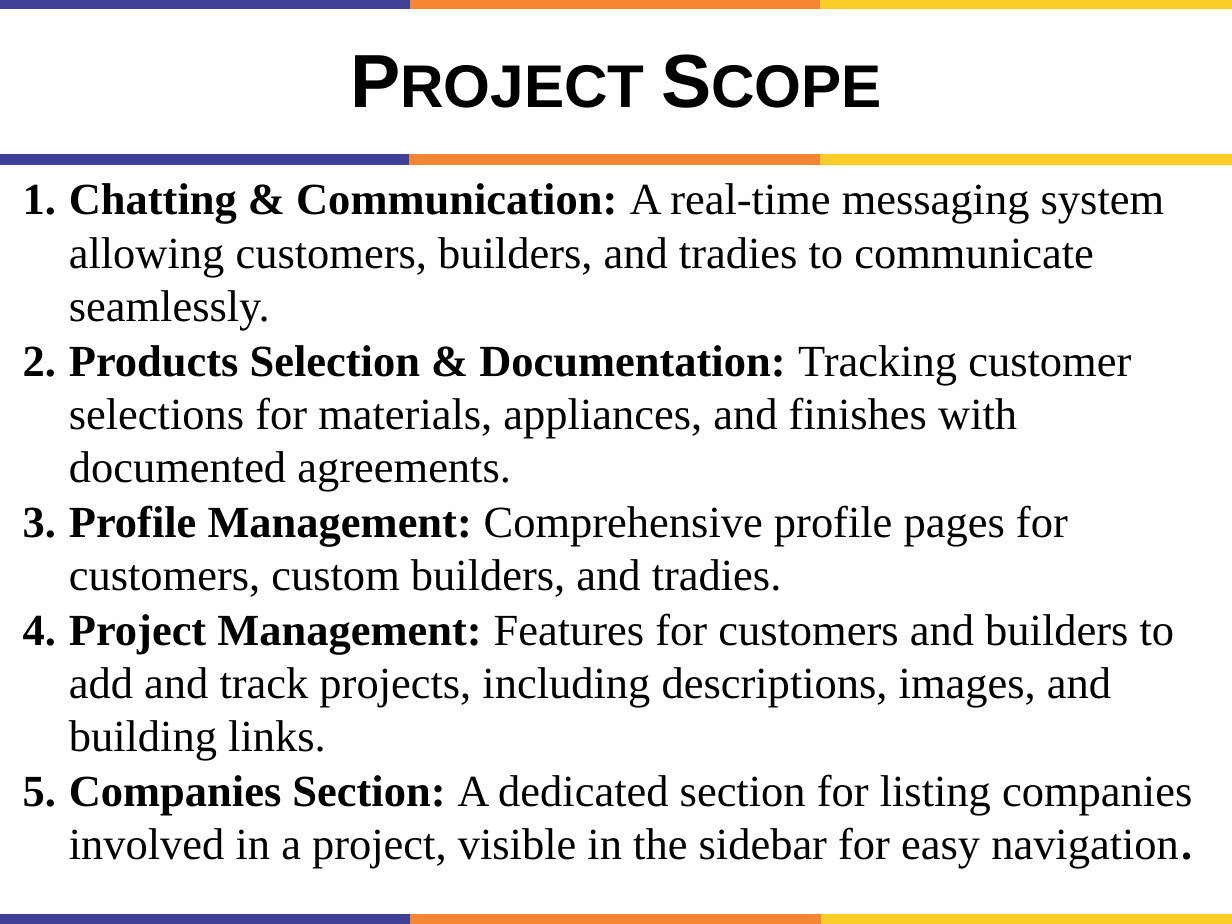
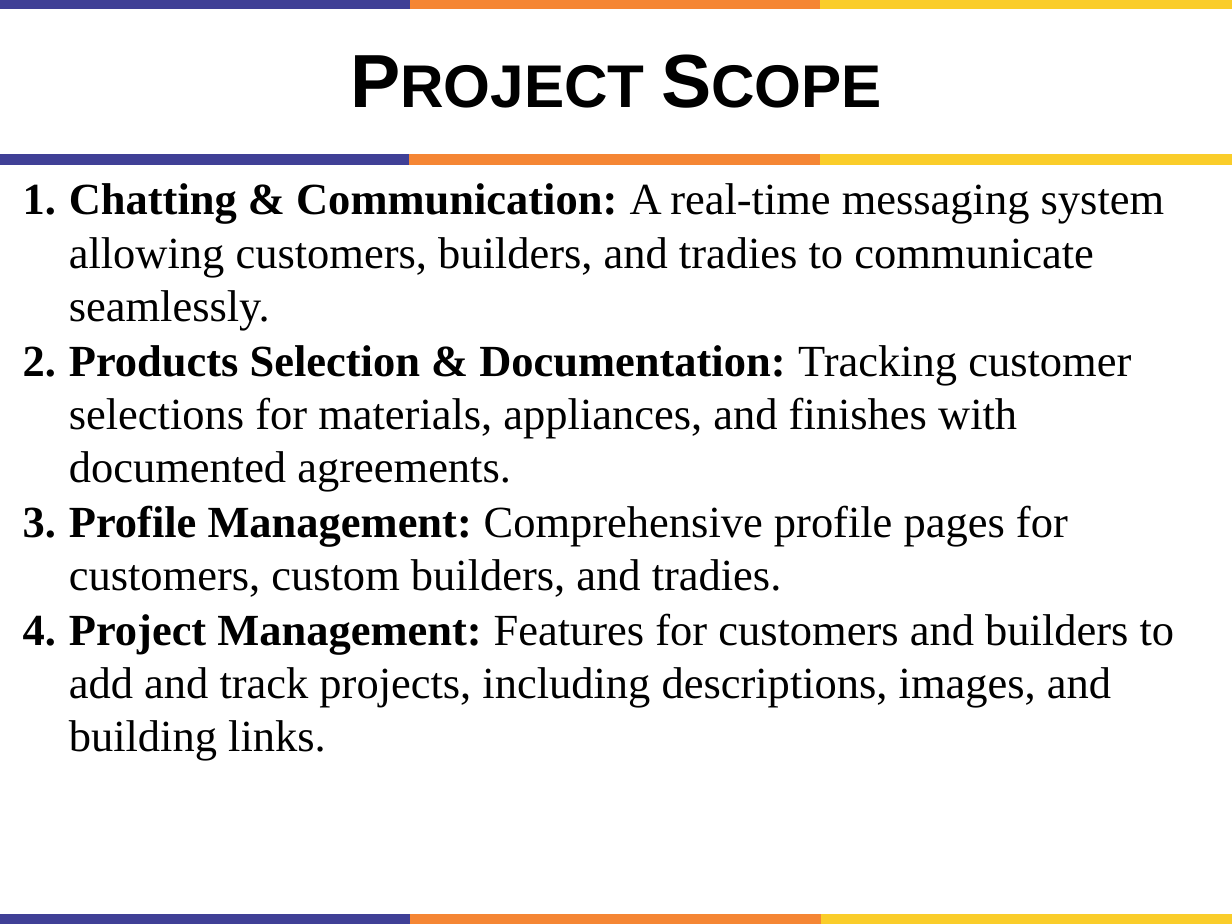
Before and after one commit to engineershoaibakhter/University-Courses, a slide deck: slide 13 of My 7th Semester/FYP/FYP PPT.pptx. Drawn at 1232x924 pixels with LibreOffice and Linux fonts; fonts in the diff are those of the drawing. Boxes give left, top, right and bottom in pixels: in the first picture for what was removed or moved away, otherwise in the second. Text is boxed around its words. In the diff, an @@ line names an element or a change of style, - is before the commit and + after.

```diff
--- a/My 7th Semester/FYP/FYP PPT.pptx
+++ b/My 7th Semester/FYP/FYP PPT.pptx
@@ text at [69, 774, 1192, 868]: paragraph removed @@
-5. Companies Section: A dedicated section for listing companies involved in a project, visible in the sidebar for easy navigation.
```
Also in this commit, not shown: 9 other slides changed, 1 other file.
